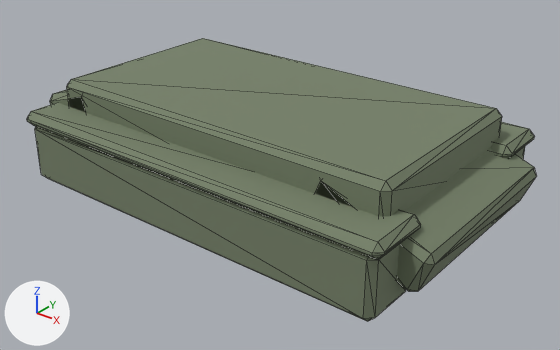
Renders of the glTF model assets/models/units/tank.glb from each side of a commit.
Both versions are drawn from a camera (50 mm lens) standing at (3.5, -4.3, 2.89) and looking at (0.12, -0.07, 0.27). The axes (+X, +Y, +Z) are drawn at lower left. The lights are the same throughout. The first picture is the older version. Mesh edges are drawn as thin lines. Vertices at exactly the same position are counted once.

Names of what the first picture shows: 'tank'.
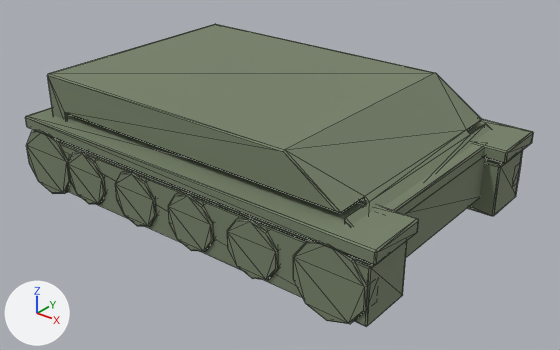
The change, as JSON lines over the scene's bpy script:
```json
{"block": "me_cube", "where": "# used by ob_tank; location = (0.0, 0.0, 0.0)"}
{"op": "remove", "block": "me_cube", "code": "me_cube.from_pydata(...)  # 568 vertices, 1068 faces; spans x -1.75..1.81, y -1.1..1.1, z 0.0..0.89"}
{"op": "add", "block": "me_cube", "code": "me_cube.from_pydata(...)  # 706 vertices, 1336 faces; spans x -1.71..1.62, y -1.1..1.1, z 0.02..0.99"}
{"block": "me_cube", "change": "me_cube part 1: the loose piece of 24 vertices spanning x -1.5..1.5, y -0.8..0.8, z 0.34..0.89 is rebuilt with 82 vertices and now spans x -1.48..1.47, y -0.95..0.95, z 0.57..0.99"}
{"block": "me_cube", "change": "me_cube part 2: the loose piece of 24 vertices spanning x -1.6..1.6, y -1.08..-0.62, z 0.1..0.6 is rebuilt with 24 vertices and now spans x -1.58..1.58, y -1.07..-0.65, z 0.09..0.51"}
{"block": "me_cube", "change": "me_cube part 3: the loose piece of 24 vertices spanning x -1.6..1.6, y 0.62..1.08, z 0.1..0.6 is rebuilt with 24 vertices and now spans x -1.58..1.58, y 0.65..1.07, z 0.09..0.51"}
{"block": "me_cube", "change": "me_cube part 4: the loose piece of 24 vertices spanning x -1.75..-1.15, y -0.8..0.8, z 0.35..0.85 is rebuilt with 24 vertices and now spans x -1.71..-1.13, y -0.71..0.71, z 0.36..0.84"}
{"block": "me_cube", "change": "me_cube part 5: the loose piece of 24 vertices spanning x -1.65..1.65, y -1.1..-0.6, z 0.56..0.68 is rebuilt with 24 vertices and now spans x -1.62..1.62, y -1.1..-0.62, z 0.55..0.65"}
{"block": "me_cube", "change": "me_cube part 6: the loose piece of 24 vertices spanning x -1.65..1.65, y 0.6..1.1, z 0.56..0.68 is rebuilt with 24 vertices and now spans x -1.62..1.62, y 0.62..1.1, z 0.55..0.65"}
{"block": "me_cube", "change": "me_cube part 7: 24 vertices removed from x 0.89..1.81, y -0.8..0.8, z 0.21..0.83; 504 vertices added at x -1.69..1.57, y -1.09..1.09, z 0.02..0.64"}
{"block": "me_cube", "change": "other edits to the shape of me_cube do not show in these pictures"}
```

Changed parts and their boxes [x1, y1, x2, y2] in the pictures (560 x 350 px):
```json
{"object": "tank", "change": "reshaped", "before": [27, 38, 536, 321], "after": [25, 24, 533, 326], "on screen": "7% taller"}
{"part": 1, "of": "me_cube", "change": "rebuilt", "before": [67, 38, 502, 216], "after": [48, 24, 491, 225]}
{"part": 2, "of": "me_cube", "change": "rebuilt", "before": [35, 126, 406, 321], "after": [61, 142, 407, 326], "on screen": "7% narrower"}
{"part": 3, "of": "me_cube", "change": "rebuilt", "before": [515, 146, 525, 159], "after": [468, 150, 523, 216], "on screen": "mostly hidden before"}
{"part": 4, "of": "me_cube", "change": "rebuilt", "before": [50, 89, 86, 112], "on screen": "not visible afterwards"}
{"part": 5, "of": "me_cube", "change": "rebuilt", "before": [27, 102, 421, 260], "after": [25, 107, 419, 265]}
{"part": 6, "of": "me_cube", "change": "rebuilt", "before": [491, 122, 535, 158], "after": [468, 119, 533, 163]}
{"part": 7, "of": "me_cube", "change": "reshaped", "before": [315, 148, 536, 291], "after": [26, 130, 487, 324]}
```
